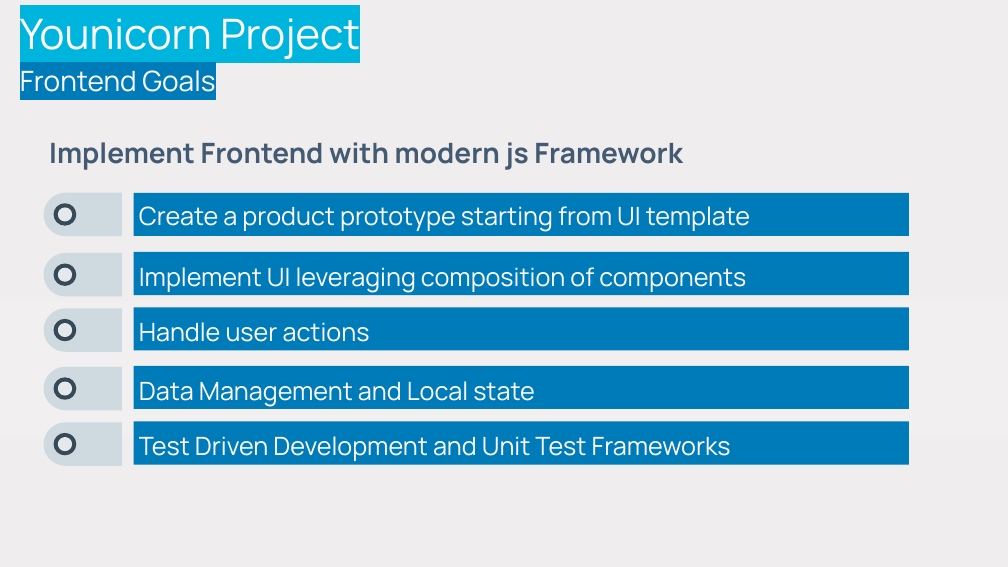
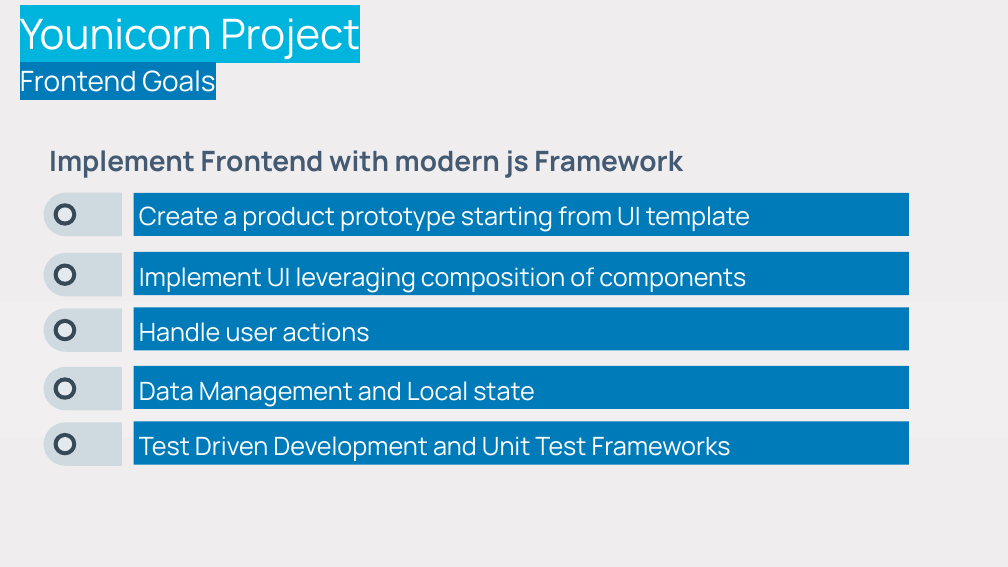
Before and after one commit to stefanofiorenza/KNITS, a slide deck: slide 18 of Programs/Trainings/Slides/KNITS-Younicorn-RoadMap.pptx (slide 5 before the commit). Drawn at 1008x567 pixels with LibreOffice and Linux fonts; fonts in the diff are those of the drawing; background and template pictures are left out. Boxes give left, top, right and bottom in pixels: in the first picture for what was removed or moved away, otherwise in the second. Text is boxed around its words. In the diff, an @@ line names an element or a change of style, - is before the commit and + after.

Commit message:
Younicorn Slides

```diff
--- a/Programs/Trainings/Slides/KNITS-Younicorn-RoadMap.pptx
+++ b/Programs/Trainings/Slides/KNITS-Younicorn-RoadMap.pptx
@@ text "Implement Frontend with modern js ...": place and size @@
-text "Implement Frontend with modern js ..." at box(49, 142, 683, 170)
+text "Implement Frontend with modern js ..." at box(49, 150, 683, 178)
```
Also in this commit, not shown: 24 slides added, 2 other files.
